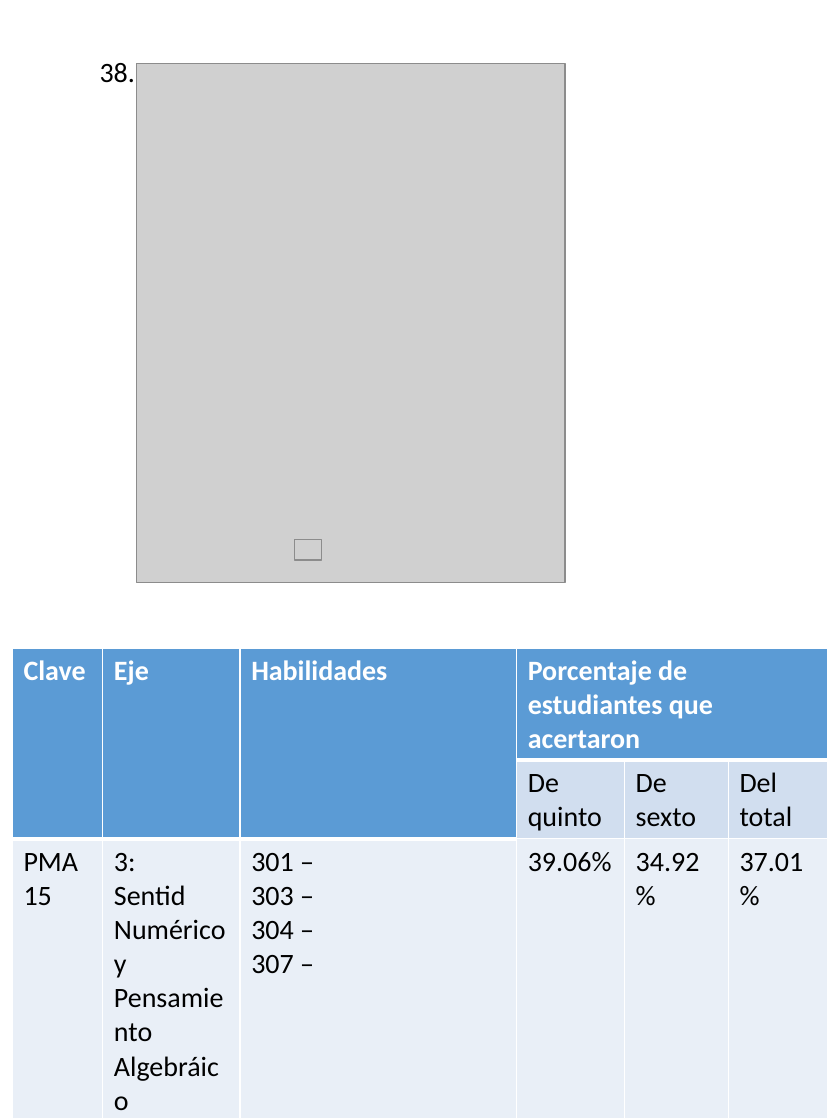
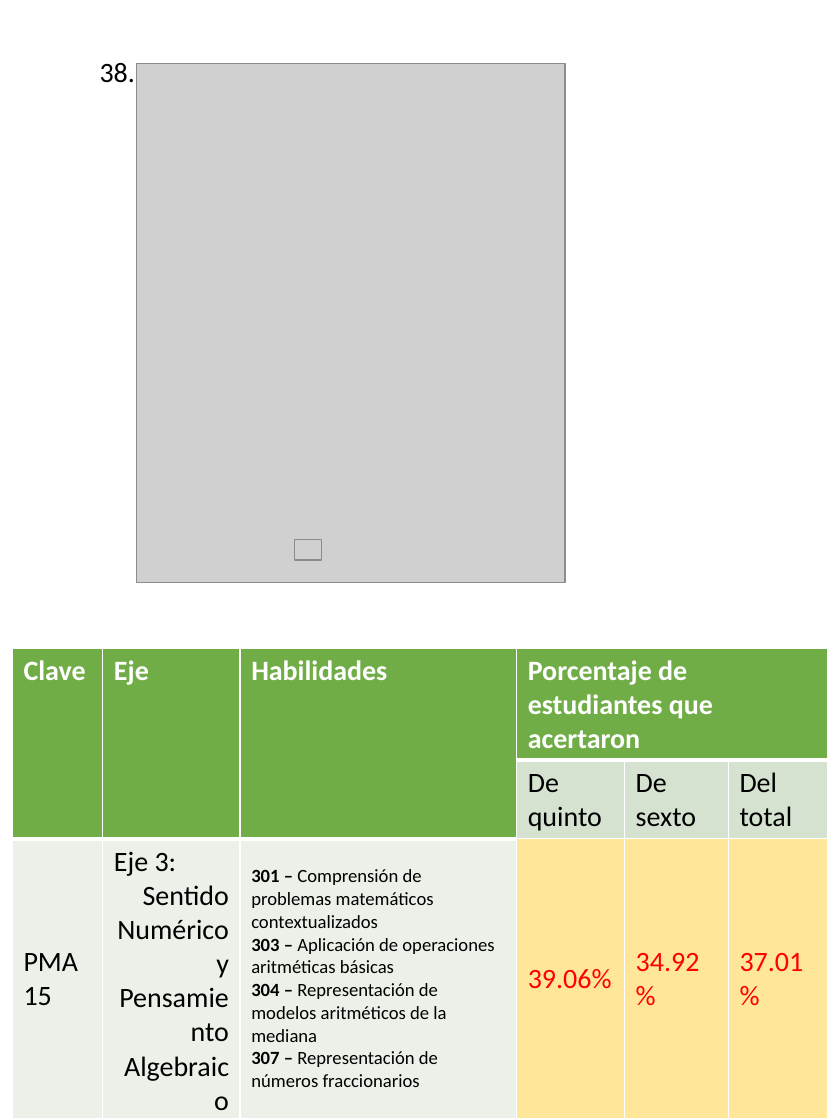
Before and after one commit to Adrifelcha/afchavez-019, a slide deck: slide 43 of Lancaster/Reporte_02_Q-Preliminar/Info_per_Item.pptx (slide 42 before the commit). Drawn at 840x1120 pixels with LibreOffice and Linux fonts; fonts in the diff are those of the drawing; grey boxes stand for pictures. Boxes give left, top, right and bottom in pixels: in the first picture for what was removed or moved away, otherwise in the second. Text is boxed around its words. In the diff, an @@ line names an element or a change of style, - is before the commit and + after.

```diff
--- a/Lancaster/Reporte_02_Q-Preliminar/Info_per_Item.pptx
+++ b/Lancaster/Reporte_02_Q-Preliminar/Info_per_Item.pptx
@@ table at (12, 648, 829, 1091) @@
-row 3, column 2: 3: / Sentid Numérico y Pensamiento Algebráico
+row 3, column 2: Eje 3: / Sentido Numérico y Pensamiento Algebraico
-row 3, column 3: 301 – / 303 – / 304 – / 307 –
+row 3, column 3: 301 – Comprensión de problemas matemáticos contextualizados / 303 – Aplicación de operaciones aritméticas básicas / 304 – Representación de modelos aritméticos de la mediana / 307 – Representación de números fraccionarios
@@ fill #5B9BD5 to #70AD47 in 4 cells @@
@@ fill #D2DEEF to #D5E3CF in 3 cells @@
@@ fill #EAEFF7 to #EBF1E9 in 3 cells @@
@@ fill #EAEFF7 to #FFE699 in 3 cells @@
@@ text colour #000000 to #FF0000 in "39.06%", "34.92%", "37.01%" @@
```
Also in this commit, not shown: 45 other slides changed, 1 slide added, 3 other files.
